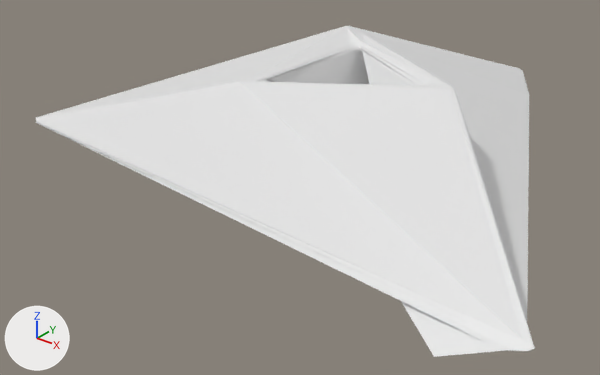
A saved change to the Blender file Assets/Models/triangle_btn.blend.
The view is the same before and after, from a 50 mm camera at (2.29, -3.25, 1.51) aimed at (-0.24, -0.09, -0.45). The lights are fixed; the arrows at lower left show +X, +Y and +Z.
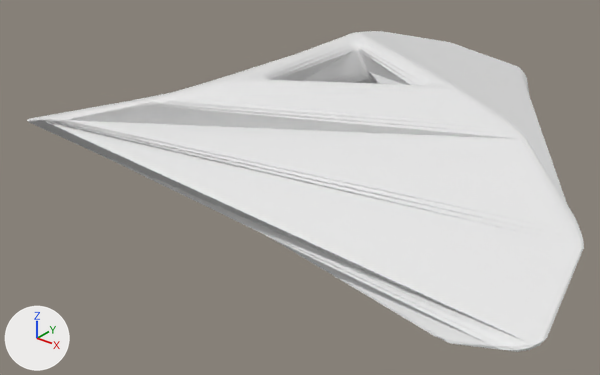
Changed parts and their boxes [x1, y1, x2, y2] in the pictures (600 x 375 px):
'Torus', modifiers changed (11% wider)
    before: [35, 26, 535, 357]
    after: [27, 31, 584, 352]

The change in detail:
Object 'Torus' (ob_torus) loses its DECIMATE modifier named 'Decimate'.
Modifier setting removed (it was decimate_type = 'DISSOLVE').
Modifier setting removed (it was ratio = 0.485).
Modifier setting removed (it was iterations = 2).
Modifier setting removed (it was angle_limit = 1.203).
